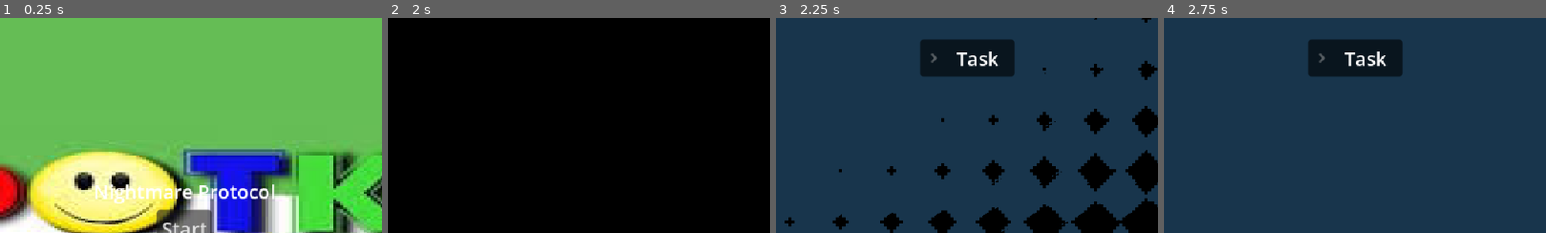
Above: before the commit, frames 1-4 (left to right).
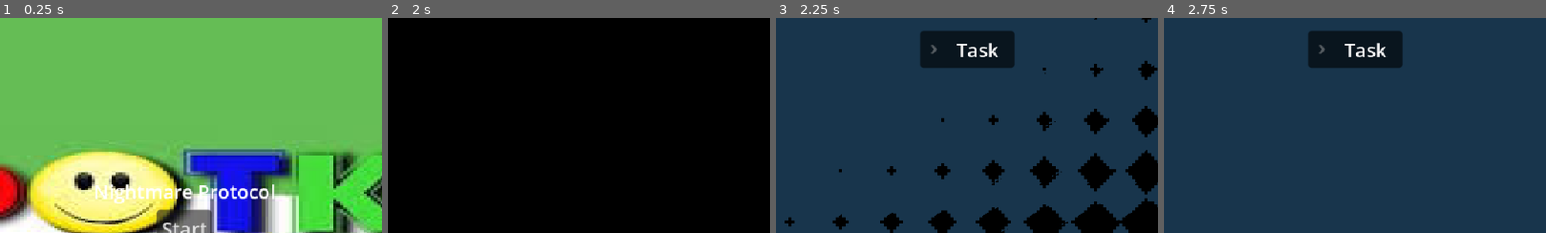
Above: after the commit, the same moments.

Repository: Chebrbober/nightmare-protocol
Game: Godot game, scene res://scenes/main_menu.tscn
Same seed, same stepped clock (60 frames per second), same inputs: the game is played once before the commit and once after it.
Inputs:
- Up to frame 1 (0.25 s): no input
- Up to frame 2 (2 s): click "Start" at 0.5 s; click "Start" at 1.25 s
- Up to frame 3 (2.25 s): click "Compile" at 2 s
- Up to frame 4 (2.75 s): no input
The pictures show only the part of the screen within x 25-75%, y 0-50%; the shares and areas given below are measured in that part.

Frames 1-2 are identical in both runs. In frame 3, 2.6% of the frame differs, in the area x 37-63%, y 6-28%; in frame 4, 2.6%.

Commit message:
Change task's language from russian to english. Will change some unimportant stuff
ConnectionPoint's position will be changed. Like in the commit summary,
task's language will be translated to english

Diff:
--- a/scenes/property.tscn
+++ b/scenes/property.tscn
@@ -36,7 +36,7 @@
 [node name="TitleBar" type="PanelContainer" parent="PanelContainer/MarginContainer/VBoxContainer" unique_id=611855471]
 layout_mode = 2
 size_flags_vertical = 3
-size_flags_stretch_ratio = 0.63
+size_flags_stretch_ratio = 0.5
 
 [node name="Label" type="Label" parent="PanelContainer/MarginContainer/VBoxContainer/TitleBar" unique_id=1671118891]
 layout_mode = 2
@@ -47,7 +47,7 @@
 custom_minimum_size = Vector2(0, 68)
 layout_mode = 2
 size_flags_vertical = 3
-size_flags_stretch_ratio = 1.38
+size_flags_stretch_ratio = 1.5
 theme_override_constants/scrollbar_h_separation = 3
 horizontal_scroll_mode = 0
 
@@ -58,16 +58,12 @@
 
 [node name="ConnectionPoint" type="Control" parent="." unique_id=2041320307]
 layout_mode = 1
-anchors_preset = 8
-anchor_left = 0.5
+anchors_preset = 4
 anchor_top = 0.5
-anchor_right = 0.5
 anchor_bottom = 0.5
-offset_left = -8.5
-offset_top = -8.5
-offset_right = 8.5
-offset_bottom = 8.5
-grow_horizontal = 2
+offset_top = -10.0
+offset_right = 20.0
+offset_bottom = 10.0
 grow_vertical = 2
 script = ExtResource("2_0561r")
 
--- a/scenes/task.tscn
+++ b/scenes/task.tscn
@@ -5,7 +5,7 @@
 [node name="Task" type="Control" unique_id=554647325]
 layout_mode = 3
 anchor_left = 0.5
-anchor_top = 0.05
+anchor_top = 0.03
 anchor_right = 0.5
 anchor_bottom = 0.05
 grow_horizontal = 2
@@ -29,6 +29,6 @@
 [node name="Text" type="Label" parent="FoldableContainer" unique_id=795898085]
 visible = false
 layout_mode = 2
-theme_override_font_sizes/font_size = 12
+theme_override_font_sizes/font_size = 10
 text = "Task text"
 vertical_alignment = 1
--- a/scripts/connection_point.gd
+++ b/scripts/connection_point.gd
@@ -11,7 +11,8 @@
 func _process(_delta: float) -> void:
 	var panel = get_parent().get_node("PanelContainer")
 	position = Vector2(
-		panel.position.x + panel.size.x, panel.position.y + panel.size.y / 2.0 - circle_size.y / 2.0
+		panel.position.x + panel.size.x + circle_size.x / 2.0,
+		panel.position.y + panel.size.y / 2.0 - circle_size.y / 2.0
 	)
 
 
--- a/scripts/property.gd
+++ b/scripts/property.gd
@@ -64,6 +64,7 @@
 
 func _create_slider(prop_name: String, value: Variant, prop_type: int) -> void:
 	var panel_container = PanelContainer.new()
+	panel_container.size_flags_vertical = Control.SIZE_EXPAND_FILL
 
 	var margin_container = MarginContainer.new()
 	margin_container.add_theme_constant_override("margin_left", 3)
@@ -82,11 +83,12 @@
 	var hbox = HBoxContainer.new()
 
 	var slider = HSlider.new()
+	slider.size_flags_horizontal = Control.SIZE_EXPAND_FILL
 	slider.min_value = get_min_value(prop_name, prop_type)
 	slider.max_value = get_max_value(prop_name, prop_type)
 	slider.step = 1 if prop_type == TYPE_INT else 0.01
 	slider.value = value
-	slider.size_flags_horizontal = Control.SIZE_EXPAND_FILL
+	slider.size_flags_vertical = Control.SIZE_EXPAND_FILL
 
 	var value_label = Label.new()
 	value_label.text = str(value)
@@ -107,6 +109,7 @@
 
 func _create_checkbox(prop_name: String, value: Variant) -> void:
 	var panel_container = PanelContainer.new()
+	panel_container.size_flags_vertical = Control.SIZE_EXPAND_FILL
 
 	var margin_container = MarginContainer.new()
 	margin_container.add_theme_constant_override("margin_left", 3)
@@ -136,6 +139,7 @@
 	value: Variant,
 ) -> void:
 	var panel_container = PanelContainer.new()
+	panel_container.size_flags_vertical = Control.SIZE_EXPAND_FILL
 
 	var margin_container = MarginContainer.new()
 	margin_container.add_theme_constant_override("margin_left", 3)
@@ -165,6 +169,7 @@
 	value: Variant,
 ) -> void:
 	var panel_container = PanelContainer.new()
+	panel_container.size_flags_vertical = Control.SIZE_EXPAND_FILL
 
 	var margin_container = MarginContainer.new()
 	margin_container.add_theme_constant_override("margin_left", 3)
--- a/scripts/task_generator.gd
+++ b/scripts/task_generator.gd
@@ -2,44 +2,44 @@
 extends Node
 
 const GREETINGS = [
-	"Так, мы всё-таки заснули. Вот каким инструкциям мы должны следовать...",
-	"О! Дождались! Этот начал дрыхнуть. Что он у нас там просит?",
-	"Сразу же перейдём к делу, лень ждать."
+	"Alright, we finally fell asleep. Here are the instructions we must follow...",
+	"Oh! Finally! This one started dozing off. What is it asking for?",
+	"Let's get straight to the point, I'm too lazy to wait >:D"
 ]
 
 const EASY_TEMPLATES = [
-	"{greetings}\nХочу чтобы {object} {action}, но {condition}",
-	"{greetings}\nСделай так чтобы {object} {action}, однако {condition}",
-	"{greetings}\n{object} должен {action}, но при этом {condition}",
+	"{greetings}\nI want {object} to be able to {action}, but it must stop {condition}",
+	"{greetings}\nMake {object} start {action}, but it should stop {condition}",
+	"{greetings}\nLet {object} {action}, but ensure it doesn't {condition}",
 ]
 
 const HARD_TEMPLATES = [
-	"{greetings}\nХочу чтобы {object_a} {action}, но {object_a} не должен {restriction}, а {object_b} при этом {side_effect}",
-	"{greetings}\nСделай так чтобы {object_a} {action}, однако {object_b} должен {side_effect}, при этом {object_a} не {restriction}",
-	"{greetings}\n{object_a} должен {action}, но не {restriction}. И ещё — {object_b} должен {side_effect}",
+	"{greetings}\nI want {object_a} to start {action} and stop {restriction}, while {object_b} starts {side_effect}",
+	"{greetings}\nMake {object_a} able to {action}, but {object_b} must {side_effect}, while {object_a} does not {restriction}",
+	"{greetings}\nLet {object_a} {action} but stop {restriction}. Also — {object_b} must {side_effect}",
 ]
 
 const TAG_ACTIONS = {
-	"gravity": ["падал медленно", "летел вверх", "парил на месте", "не падал"],
-	"speed": ["двигался быстро", "еле полз", "мчался", "остановился"],
-	"temperature": ["оставался холодным", "не таял", "нагрелся", "заморозил всё вокруг"],
-	"electric": ["светился", "искрил", "не проводил ток", "заряжался"],
+	"gravity": ["fall slowly", "fly upwards", "hover in place", "maintain zero gravity"],
+	"speed": ["move fast", "crawl slowly", "dash", "stand still"],
+	"temperature": ["stay cold", "refuse to melt", "heat up", "freeze everything around"],
+	"electric": ["glow", "spark", "stop conducting electricity", "charge up"],
 }
 
 const RESTRICTIONS = [
-	"касался поверхности",
-	"выходил за границы",
-	"касался других объектов",
-	"нагревался",
+	"touching the surface",
+	"going out of bounds",
+	"touching other objects",
+	"emitting heat",
 ]
 
 const SIDE_EFFECTS = [
-	"опустился вниз",
-	"начал вращаться",
-	"остался на месте",
-	"полетел вправо",
-	"засветился",
-	"замер",
+	"move downwards",
+	"rotate",
+	"stay in place",
+	"fly to the right",
+	"emit light",
+	"freeze",
 ]
 
 const TEMPLATES = [EASY_TEMPLATES, HARD_TEMPLATES]
@@ -47,7 +47,7 @@
 
 func generate(objects: Array, properties: Array) -> String:
 	if objects.is_empty() or properties.is_empty():
-		return "Сделай что-нибудь интересное!"
+		return "Make something entertaining!"
 
 	var prop = properties.pick_random()
 	var actions = _get_actions_for_property(prop)
@@ -92,5 +92,5 @@
 		if tag in TAG_ACTIONS:
 			result.append_array(TAG_ACTIONS[tag])
 	if result.is_empty():
-		result = ["делал что-то необычное", "вёл себя странно"]
+		result = ["do something unusual", "behave strangely"]
 	return result
